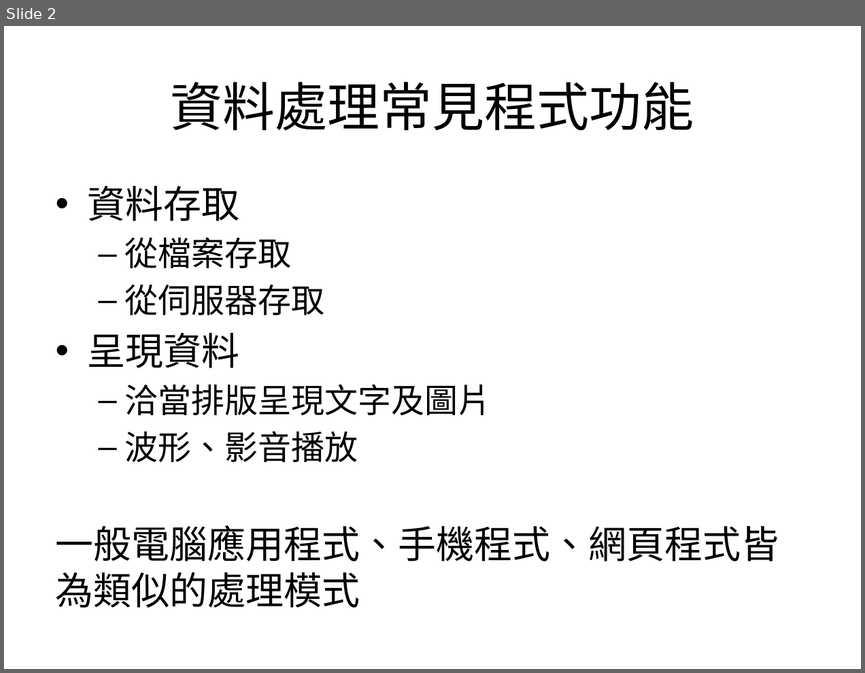
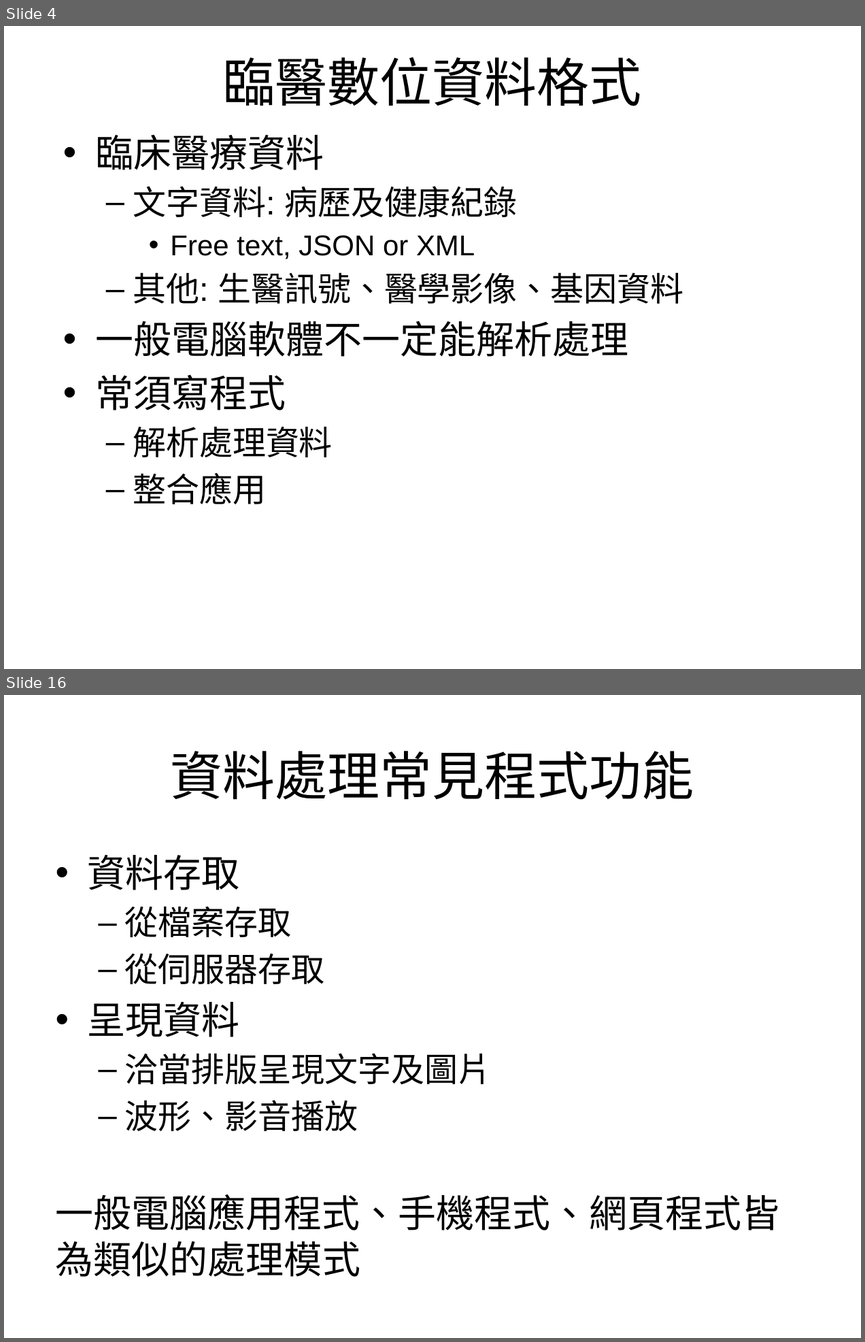
Before and after one commit to mos2718/MICexp, a slide deck: basicDataProcess/S3_DataIO_Process.pptx. Shown one above the other, each under a label of ours: slide 2 before the commit, slides 4 and 16 after it; the slides between them are not shown. The pictures are 865x673 and 865x1342 pixels, drawn with LibreOffice and Linux fonts; fonts in the diff are those of the drawing. Boxes give left, top, right and bottom in pixels: in the first picture for what was removed or moved away, otherwise in the second. Text is boxed around its words. In the diff, an @@ line names an element or a change of style, - is before the commit and + after.

```diff
--- a/basicDataProcess/S3_DataIO_Process.pptx
+++ b/basicDataProcess/S3_DataIO_Process.pptx
@@ slide 4 added at [4, 26, 861, 669], background #FFFFFF @@
@@ title added at [222, 57, 641, 106], 44 pt, text #000000 @@
+臨醫數位資料格式
@@ text added at [95, 135, 683, 504], 28 pt, text #000000 @@
+• 臨床醫療資料
+  – 文字資料: 病歷及健康紀錄
+    • Free text, JSON or XML
+  – 其他: 生醫訊號、醫學影像、基因資料
+• 一般電腦軟體不一定能解析處理
+• 常須寫程式
+  – 解析處理資料
+  – 整合應用
@@ what was slide 2 is now slide 16 @@
```
Also in this commit, not shown: 1 slide changed, 13 other slides added, 2 other files.
